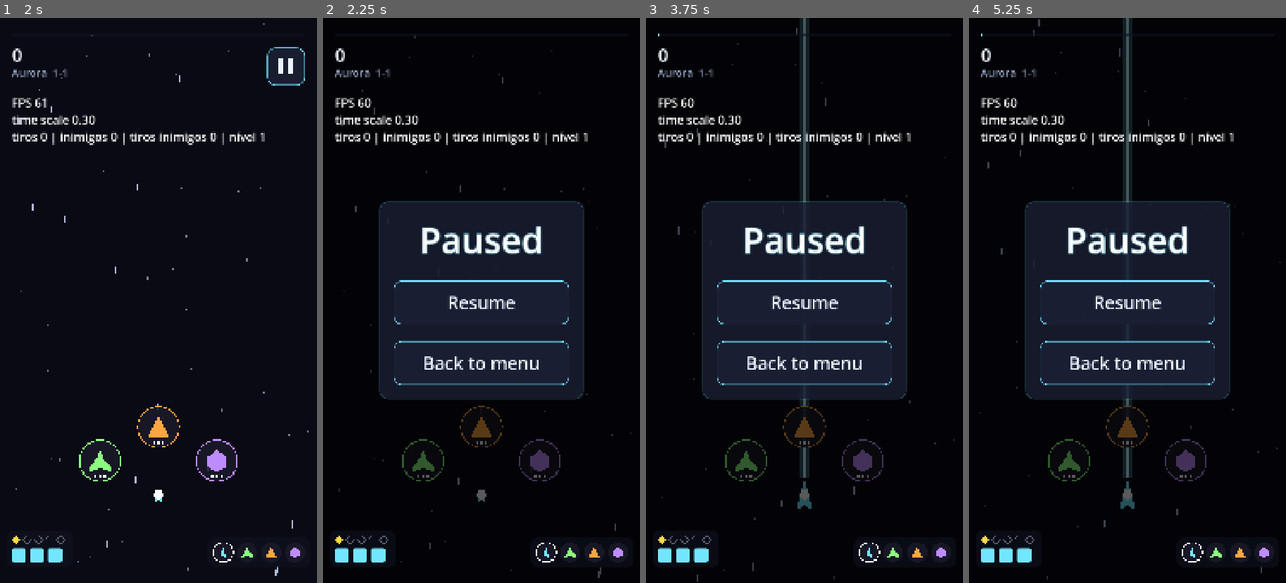
Above: before the commit, frames 1-4 (left to right).
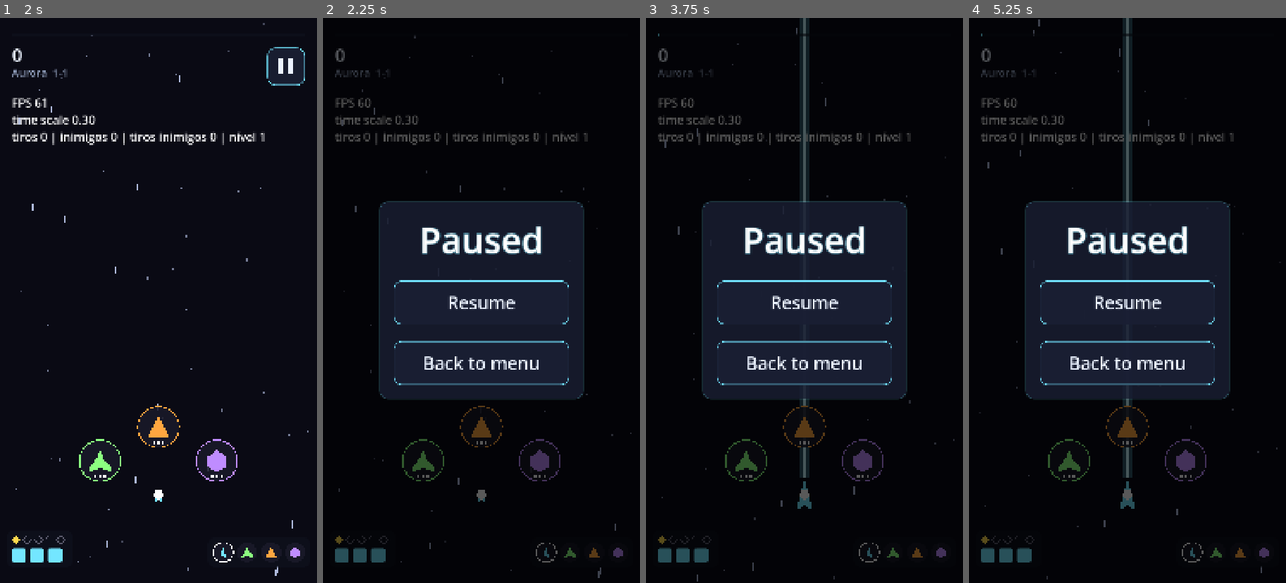
Above: after the commit, the same moments.

Repository: GDPonsoni/Nucleon-Squad-3D
Game: Godot game, scene res://scenes/menu.tscn
Same seed, same stepped clock (60 frames per second), same inputs: the game is played once before the commit and once after it.
Inputs (mouse positions are in pixels of both pictures, inside the frame that each line leads up to):
- Up to frame 1 (2 s): click "Play" at 0.5 s; click (72, 249) at 1.25 s
- Up to frame 2 (2.25 s): click (608, 68) at 2 s
- Up to frame 3 (3.75 s): click "Resume" at 2.75 s; click (931, 68) at 3.5 s
- Up to frame 4 (5.25 s): click "Resume" at 4.25 s; click (1254, 68) at 5 s

Frame 1 is identical in both runs. In frame 2, 2.2% of the frame differs, in the area x 3-97%, y 5-97%; in frame 3, 2.2%; in frame 4, 2.2%, in the area x 3-97%, y 2-97%.

Commit message:
feat(ui): adiciona telas de resultado com resumo da partida
ResultsMenu substitui as telas de fim de jogo e fase concluída: mostra
fase, pontos, inimigos destruídos, power-ups, tempo e aviso de recorde,
com botões para próxima fase / jogar de novo, escolher fase e menu.
Ajusta as camadas para o overlay de debug ficar sob pausa e resultados.

Co-Authored-By: Claude Opus 5.5 <noreply@anthropic.com>

Diff:
--- a/data/i18n/strings.csv
+++ b/data/i18n/strings.csv
@@ -14,3 +14,9 @@
 STAGE_SELECT_TITLE,Select stage,Escolha a fase
 STAGE_BEST,Best %d,Recorde %d
 MENU_BACK,Back,Voltar
+RESULT_SCORE,Score,Pontos
+RESULT_KILLS,Enemies destroyed,Inimigos destruídos
+RESULT_POWERUPS,Power-ups,Power-ups
+RESULT_TIME,Time,Tempo
+RESULT_NEW_RECORD,New record!,Novo recorde!
+RESULT_STAGE_SELECT,Select stage,Escolher fase
--- a/scripts/core/game.gd
+++ b/scripts/core/game.gd
@@ -15,8 +15,7 @@
 var power_ups: NodePool
 var dropper: PowerUpDropper
 var pause_menu: PauseMenu
-var game_over_menu: GameOverMenu
-var stage_clear_menu: StageClearMenu
+var results_menu: ResultsMenu
 var hud: Hud
 
 var _spawning_done: bool = false
@@ -113,13 +112,9 @@
 	pause_menu.name = "PauseMenu"
 	add_child(pause_menu)
 
-	game_over_menu = GameOverMenu.new()
-	game_over_menu.name = "GameOverMenu"
-	add_child(game_over_menu)
-
-	stage_clear_menu = StageClearMenu.new()
-	stage_clear_menu.name = "StageClearMenu"
-	add_child(stage_clear_menu)
+	results_menu = ResultsMenu.new()
+	results_menu.name = "ResultsMenu"
+	add_child(results_menu)
 
 	if Params.debug_overlay_enabled and OS.is_debug_build():
 		var overlay := DebugOverlay.new()
@@ -138,8 +133,8 @@
 	if enemies.active.is_empty() or _clear_wait >= Params.stage_clear_timeout:
 		_match_over = true
 		pause_menu.disable()
-		SaveGame.complete_stage(Session.linear_index(), Session.stage().id, state.score)
-		stage_clear_menu.open()
+		var record: bool = SaveGame.complete_stage(Session.linear_index(), Session.stage().id, state.score)
+		results_menu.show_stage_clear(state, spawner.elapsed(), record)
 
 
 func _switch_to(index: int, invulnerable_seconds: float) -> void:
@@ -182,7 +177,7 @@
 	_match_over = true
 	pause_menu.disable()
 	await get_tree().create_timer(Params.game_over_delay_seconds, false).timeout
-	game_over_menu.open()
+	results_menu.show_game_over(state, spawner.elapsed())
 
 
 func _create_enemy() -> PoolItem:
--- a/scripts/core/params.gd
+++ b/scripts/core/params.gd
@@ -24,6 +24,7 @@
 var ui_panel_padding: float = 48.0
 var stage_button_size: Vector2 = Vector2(260.0, 190.0)
 var stage_record_font_size: int = 32
+var results_column_gap: int = 60
 var stage_select_spacing: int = 28
 var stage_lock_size: float = 34.0
 var debug_unlock_taps: int = 5  # toques no título do seletor (build de debug)
--- a/scripts/enemies/enemy_spawner.gd
+++ b/scripts/enemies/enemy_spawner.gd
@@ -17,6 +17,11 @@
 	_stage = stage
 	_enemies = enemies
 	_cooldown = stage.start_delay
+
+
+## Segundos de jogo desde o início da fase.
+func elapsed() -> float:
+	return _elapsed
 
 
 ## 0 a 1 ao longo da duração da fase.
--- a/scripts/ui/debug_overlay.gd
+++ b/scripts/ui/debug_overlay.gd
@@ -10,7 +10,7 @@
 
 
 func _ready() -> void:
-	layer = 100
+	layer = 40  # acima do HUD, abaixo de pausa e resultados
 	_label = Label.new()
 	_label.position = Params.debug_margin
 	_label.mouse_filter = Control.MOUSE_FILTER_IGNORE
--- a/scripts/ui/game_over_menu.gd
+++ /dev/null
@@ -1,42 +0,0 @@
-class_name GameOverMenu
-extends CanvasLayer
-## Tela de fim de jogo: jogar de novo ou voltar ao menu.
-
-var _overlay: ColorRect
-
-
-func _ready() -> void:
-	# Funciona com a árvore pausada
-	process_mode = Node.PROCESS_MODE_ALWAYS
-	layer = 60
-
-	_overlay = UiFactory.make_overlay()
-	_overlay.visible = false
-	add_child(_overlay)
-
-	var column := UiFactory.make_column()
-	_overlay.add_child(UiFactory.make_centered(UiFactory.make_panel(column)))
-	column.add_child(UiFactory.make_title("GAMEOVER_TITLE"))
-
-	var retry_button := UiFactory.make_button("GAMEOVER_RETRY")
-	retry_button.pressed.connect(_change_scene.bind(ScenePaths.GAME))
-	column.add_child(retry_button)
-
-	var exit_button := UiFactory.make_button("PAUSE_EXIT_TO_MENU")
-	exit_button.pressed.connect(_change_scene.bind(ScenePaths.MENU))
-	column.add_child(exit_button)
-
-
-func open() -> void:
-	get_tree().paused = true
-	_overlay.visible = true
-
-
-func _notification(what: int) -> void:
-	# Botão Voltar do Android no fim de jogo vai para o menu
-	if what == NOTIFICATION_WM_GO_BACK_REQUEST and _overlay.visible:
-		_change_scene(ScenePaths.MENU)
-
-
-func _change_scene(path: String) -> void:
-	SceneTransition.go_to(path)
--- a/scripts/ui/pause_menu.gd
+++ b/scripts/ui/pause_menu.gd
@@ -10,6 +10,7 @@
 func _ready() -> void:
 	# Continua recebendo toques com a árvore pausada
 	process_mode = Node.PROCESS_MODE_ALWAYS
+	layer = 50
 
 	_pause_button = Button.new()
 	_pause_button.focus_mode = Control.FOCUS_NONE
--- /dev/null
+++ b/scripts/ui/results_menu.gd
@@ -0,0 +1,97 @@
+class_name ResultsMenu
+extends CanvasLayer
+## Tela de resultado (fase concluída ou fim de jogo) com resumo da partida:
+## pontos, inimigos destruídos, power-ups e tempo, mais os próximos passos.
+
+var _overlay: ColorRect
+
+
+func _ready() -> void:
+	# Funciona com a árvore pausada
+	process_mode = Node.PROCESS_MODE_ALWAYS
+	layer = 60
+	_overlay = UiFactory.make_overlay()
+	_overlay.visible = false
+	add_child(_overlay)
+
+
+func show_stage_clear(state: MatchState, seconds: float, record: bool) -> void:
+	var buttons: Array[Button] = []
+	if Session.has_next():
+		buttons.append(_button("STAGE_NEXT", _on_next_pressed))
+	buttons.append(_button("RESULT_STAGE_SELECT", _go.bind(ScenePaths.STAGE_SELECT)))
+	buttons.append(_button("PAUSE_EXIT_TO_MENU", _go.bind(ScenePaths.MENU)))
+	_open("STAGE_CLEAR_TITLE", state, seconds, record, buttons)
+
+
+func show_game_over(state: MatchState, seconds: float) -> void:
+	var buttons: Array[Button] = [
+		_button("GAMEOVER_RETRY", _go.bind(ScenePaths.GAME)),
+		_button("RESULT_STAGE_SELECT", _go.bind(ScenePaths.STAGE_SELECT)),
+		_button("PAUSE_EXIT_TO_MENU", _go.bind(ScenePaths.MENU)),
+	]
+	_open("GAMEOVER_TITLE", state, seconds, false, buttons)
+
+
+func _open(title_key: String, state: MatchState, seconds: float, record: bool, buttons: Array[Button]) -> void:
+	var column := UiFactory.make_column()
+	column.add_child(UiFactory.make_title(title_key))
+	var stage_name := UiFactory.make_subtitle("")
+	stage_name.text = "%s  %s" % [tr(Session.planet().name_key), Session.stage_label(Session.planet_index, Session.stage_index)]
+	column.add_child(stage_name)
+
+	var stats := GridContainer.new()
+	stats.columns = 2
+	stats.add_theme_constant_override("h_separation", Params.results_column_gap)
+	column.add_child(stats)
+	_add_stat(stats, "RESULT_SCORE", str(state.score))
+	_add_stat(stats, "RESULT_KILLS", str(state.kills))
+	_add_stat(stats, "RESULT_POWERUPS", str(state.powerups_collected))
+	_add_stat(stats, "RESULT_TIME", "%d:%02d" % [int(seconds) / 60, int(seconds) % 60])
+
+	if record:
+		var record_label := UiFactory.make_subtitle("RESULT_NEW_RECORD")
+		record_label.add_theme_color_override("font_color", Params.powerup_color)
+		column.add_child(record_label)
+
+	for button in buttons:
+		column.add_child(button)
+
+	var center := UiFactory.make_centered(UiFactory.make_panel(column))
+	_overlay.add_child(center)
+	get_tree().paused = true
+	_overlay.visible = true
+	UiFactory.animate_in(center)
+
+
+func _add_stat(grid: GridContainer, key: String, value: String) -> void:
+	var name_label := UiFactory.make_subtitle(key)
+	name_label.horizontal_alignment = HORIZONTAL_ALIGNMENT_LEFT
+	grid.add_child(name_label)
+	var value_label := Label.new()
+	value_label.text = value
+	value_label.auto_translate_mode = Node.AUTO_TRANSLATE_MODE_DISABLED
+	value_label.horizontal_alignment = HORIZONTAL_ALIGNMENT_RIGHT
+	value_label.add_theme_font_size_override("font_size", Params.subtitle_font_size)
+	grid.add_child(value_label)
+
+
+func _button(key: String, action: Callable) -> Button:
+	var button := UiFactory.make_button(key)
+	button.pressed.connect(action)
+	return button
+
+
+func _on_next_pressed() -> void:
+	Session.select_next()
+	_go(ScenePaths.GAME)
+
+
+func _go(path: String) -> void:
+	SceneTransition.go_to(path)
+
+
+func _notification(what: int) -> void:
+	# Botão Voltar do Android no resultado vai para o seletor de fases
+	if what == NOTIFICATION_WM_GO_BACK_REQUEST and _overlay.visible:
+		_go(ScenePaths.STAGE_SELECT)
--- a/scripts/ui/stage_clear_menu.gd
+++ /dev/null
@@ -1,43 +0,0 @@
-class_name StageClearMenu
-extends CanvasLayer
-## Tela de fase concluída: seguir para a próxima fase ou voltar ao menu.
-
-var _overlay: ColorRect
-var _next_button: Button
-
-
-func _ready() -> void:
-	# Funciona com a árvore pausada
-	process_mode = Node.PROCESS_MODE_ALWAYS
-	layer = 60
-
-	_overlay = UiFactory.make_overlay()
-	_overlay.visible = false
-	add_child(_overlay)
-
-	var column := UiFactory.make_column()
-	_overlay.add_child(UiFactory.make_centered(UiFactory.make_panel(column)))
-	column.add_child(UiFactory.make_title("STAGE_CLEAR_TITLE"))
-
-	_next_button = UiFactory.make_button("STAGE_NEXT")
-	_next_button.pressed.connect(_on_next_pressed)
-	column.add_child(_next_button)
-
-	var exit_button := UiFactory.make_button("PAUSE_EXIT_TO_MENU")
-	exit_button.pressed.connect(_change_scene.bind(ScenePaths.MENU))
-	column.add_child(exit_button)
-
-
-func open() -> void:
-	get_tree().paused = true
-	_next_button.visible = Session.has_next()
-	_overlay.visible = true
-
-
-func _on_next_pressed() -> void:
-	Session.select_next()
-	_change_scene(ScenePaths.GAME)
-
-
-func _change_scene(path: String) -> void:
-	SceneTransition.go_to(path)
Not shown, removed: scripts/ui/game_over_menu.gd.uid
Not shown, added: scripts/ui/results_menu.gd.uid
Not shown, removed: scripts/ui/stage_clear_menu.gd.uid
